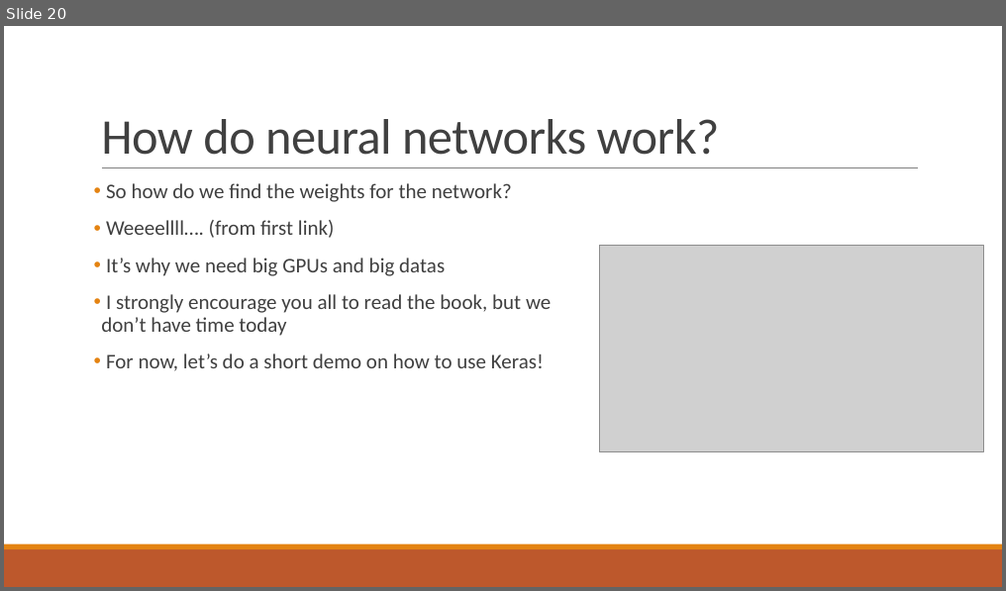
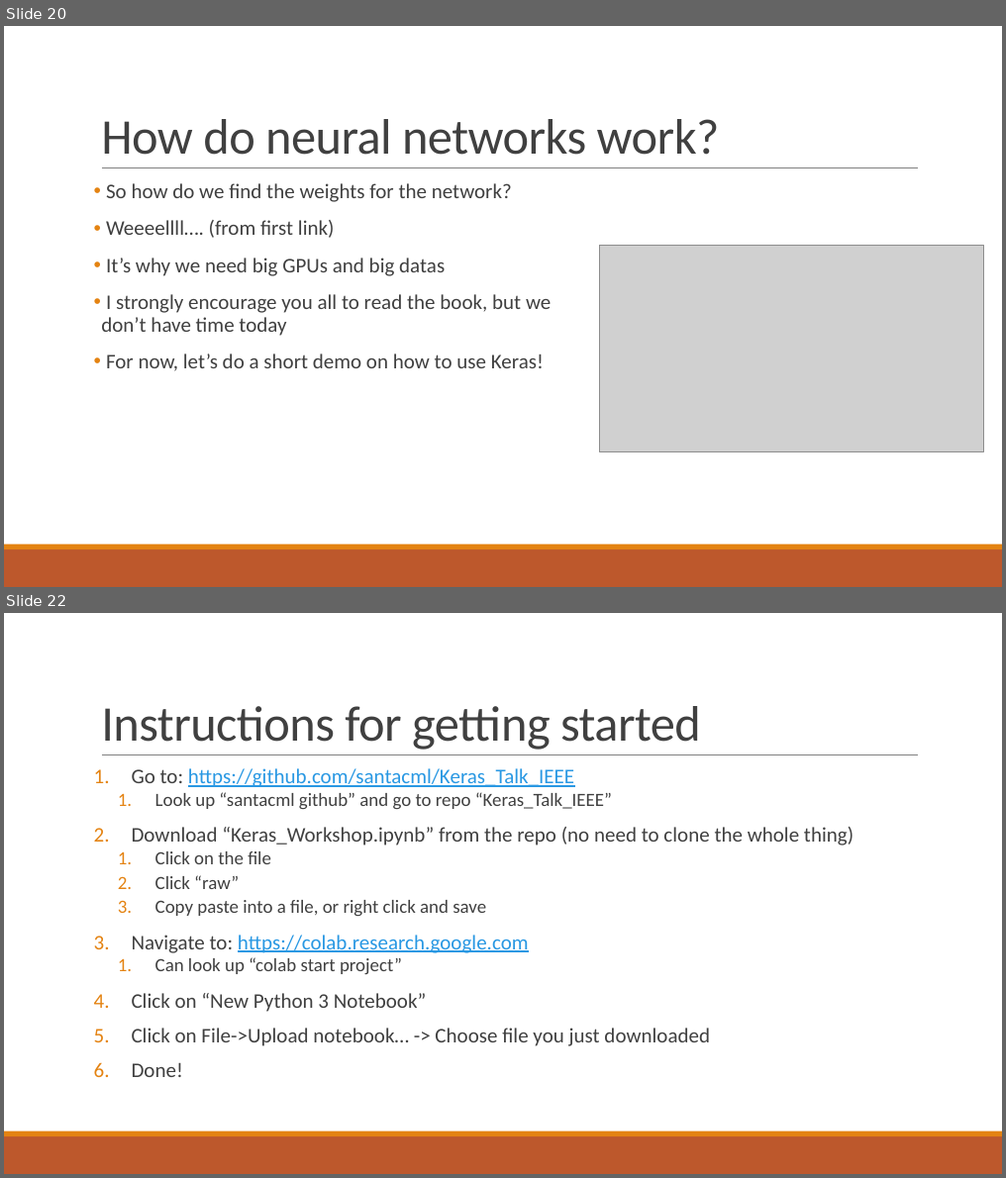
Before and after one commit to santacml/Keras_Talk_IEEE, a slide deck: Talk Files/Yet Another Neural Network Intro (YANNI).pptx. Shown one above the other, each under a label of ours: slide 20 before the commit, slides 20 and 22 after it; the slides between them are not shown. The pictures are 1006x591 and 1006x1178 pixels, drawn with LibreOffice and Linux fonts; fonts in the diff are those of the drawing; grey boxes stand for pictures. Boxes give left, top, right and bottom in pixels: in the first picture for what was removed or moved away, otherwise in the second. Text is boxed around its words. In the diff, an @@ line names an element or a change of style, - is before the commit and + after.

Commit message:
update talk and add ipynb

```diff
--- a/Talk Files/Yet Another Neural Network Intro (YANNI).pptx
+++ b/Talk Files/Yet Another Neural Network Intro (YANNI).pptx
@@ slide 22 added at (4,613,1002,1174), background #FFFFFF; not listed: 3 template elements that a slide beside it also shows @@
@@ title added at (101,706,701,750), 48 pt, text #404040 @@
+Instructions for getting started
@@ text added at (132,768,853,1077), 20 pt, text #404040 @@
+1. Go to: https://github.com/santacml/Keras_Talk_IEEE
+  1. Look up “santacml github” and go to repo “Keras_Talk_IEEE”
+2. Download “Keras_Workshop.ipynb” from the repo (no need to clone the whole thing)
+  1. Click on the file
+  2. Click “raw”
+  3. Copy paste into a file, or right click and save
+3. Navigate to: https://colab.research.google.com
+  1. Can look up “colab start project”
+4. Click on “New Python 3 Notebook”
+5. Click on File->Upload notebook… -> Choose file you just downloaded
+6. Done!
```
Also in this commit, not shown: 1 slide changed, 1 other slide added, 1 other file.
